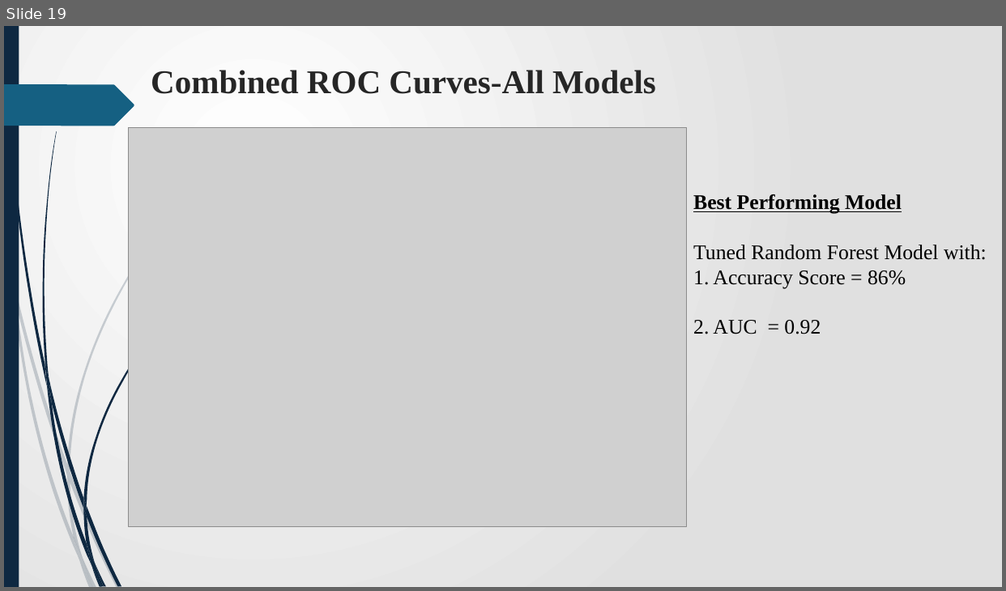
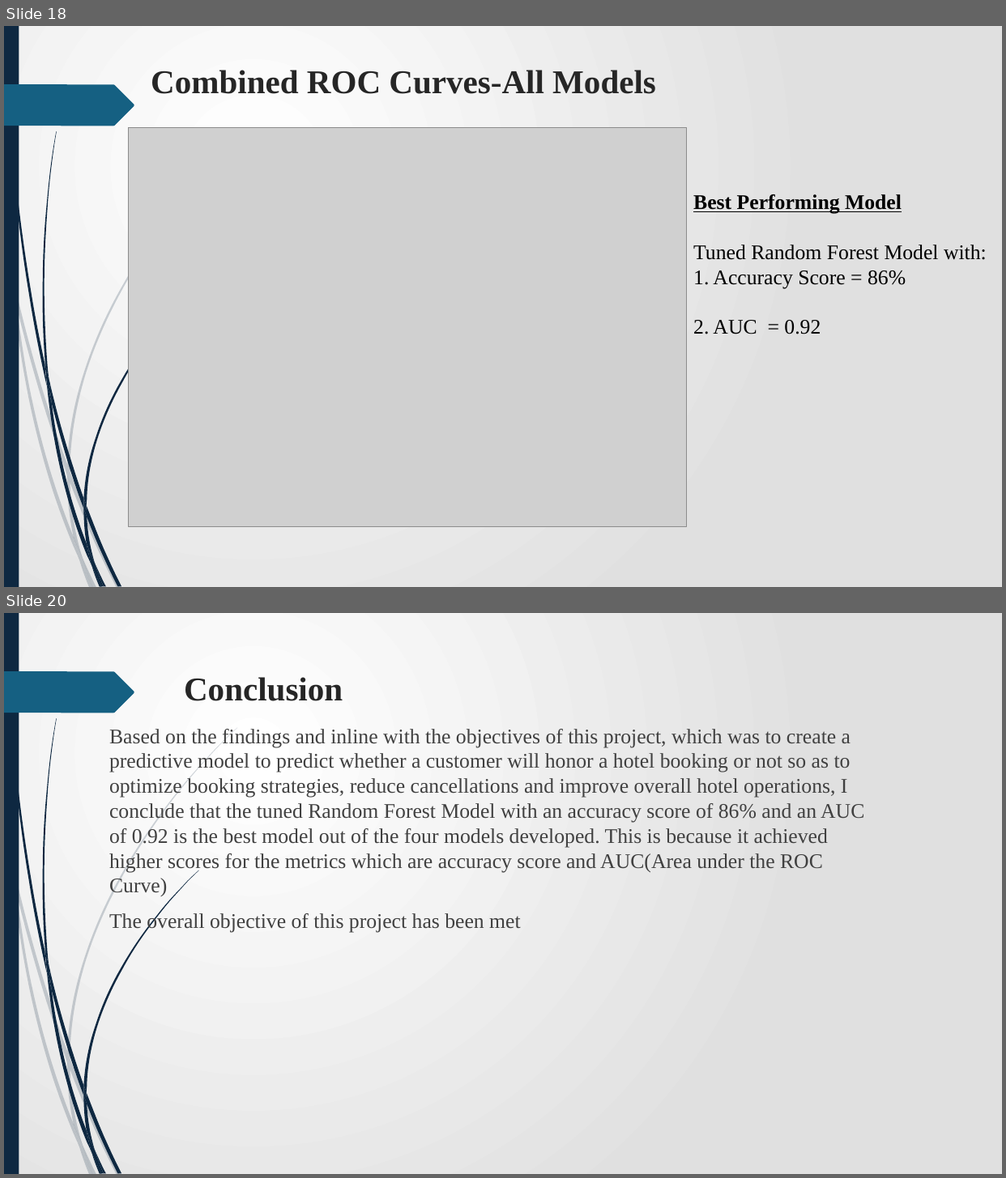
Before and after one commit to James-tech4/JAMES-PHASE-3-DSPT-8-PROJECT, a slide deck: Presentation.pptx. Shown one above the other, each under a label of ours: slide 19 before the commit, slides 18 and 20 after it; the slides between them are not shown. The pictures are 1006x591 and 1006x1178 pixels, drawn with LibreOffice and Linux fonts; fonts in the diff are those of the drawing; grey boxes stand for pictures. Boxes give left, top, right and bottom in pixels: in the first picture for what was removed or moved away, otherwise in the second. Text is boxed around its words. In the diff, an @@ line names an element or a change of style, - is before the commit and + after.

```diff
--- a/Presentation.pptx
+++ b/Presentation.pptx
@@ slide 20 added at [4, 613, 1002, 1174], background gradient #FFFFFF to #E1E1E1; not listed: 24 template elements that a slide beside it also shows @@
@@ title added at [184, 677, 343, 701], 32 pt, text #262626, bold @@
+Conclusion
@@ text added at [109, 729, 864, 933], 20 pt, text #404040 @@
+Based on the findings and inline with the objectives of this project, which was to create a predictive model to predict whether a customer will honor a hotel booking or not so as to optimize booking strategies, reduce cancellations and improve overall hotel operations, I conclude that the tuned Random Forest Model with an accuracy score of 86% and an AUC of 0.92 is the best model out of the four models developed. This is because it achieved higher scores for the metrics which are accuracy score and AUC(Area under the ROC Curve)
+The overall objective of this project has been met
@@ what was slide 19 is now slide 18 @@
```
Also in this commit, not shown: 4 slides changed, 1 other slide added, 15 slides removed.
